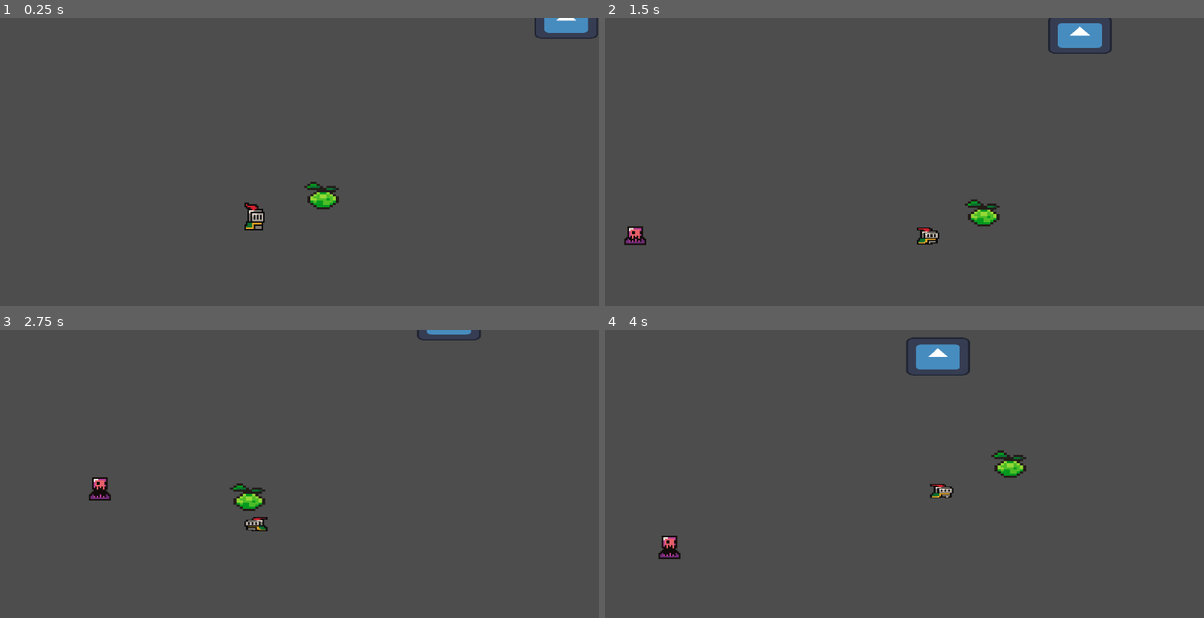
Above: before the commit, frames 1-4 (two rows, left to right).
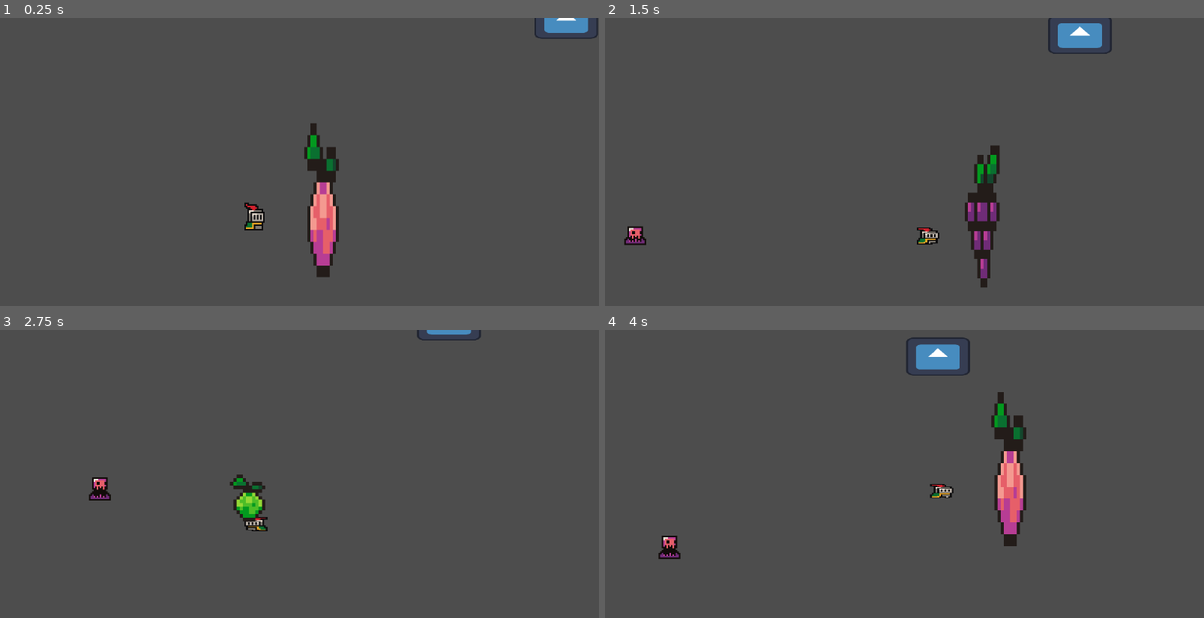
Above: after the commit, the same moments.

Repository: Luna264/candy-strike
Game: Godot game, scene res://levels/level_1.tscn
The game is run twice, just before and just after one commit, with the same random seed, the same clock (stepped at 60 frames per second) and the same inputs. The engine's default icon, where the game draws it, is replaced by a stand-in: a white triangle on a blue panel in a dark square.
Inputs (mouse positions are in pixels of both pictures, inside the frame that each line leads up to):
- Up to frame 1 (0.25 s): no input
- Up to frame 2 (1.5 s): tap Enter at 0.5 s; move the mouse to (1036, 167) at 0.52 s; hold D (right) from 0.53 s (still down); tap R (c_attack) at 0.6 s; tap Space (jump) at 0.77 s; move the mouse to (784, 202) at 1.27 s; click (784, 202) at 1.35 s
- Up to frame 3 (2.75 s): tap Space (jump) at 1.52 s; tap R (c_attack) at 1.55, 2.1 s; move the mouse to (359, 425) at 2.02 s; release D (right) at 2.03 s; hold A (left) from 2.03 s (still down)
- Up to frame 4 (4 s): move the mouse to (874, 566) at 2.77 s; release A (left) at 2.78 s; hold D (right) from 2.78 s (still down); tap R (c_attack) at 2.85, 3.8 s; tap Space (jump) at 3.02, 3.77 s; move the mouse to (1084, 548) at 3.52 s; click (1084, 548) at 3.6 s

The runs differ from the first frame. In frame 1, 2.1% of the frame differs, in the area x 50-57%, y 36-90%; in frame 2, 1.6%; in frame 3, 0.5%; in frame 4, 2.1%, in the area x 64-71%, y 21-76%.

Commit message:
player attack fix
animations were wonky again

Diff:
--- a/scenes/candycane.tscn
+++ b/scenes/candycane.tscn
@@ -91,6 +91,18 @@
 "transitions": PackedFloat32Array(1),
 "update": 0,
 "values": [Vector2(11, -11)]
+}
+tracks/7/type = "value"
+tracks/7/imported = false
+tracks/7/enabled = true
+tracks/7/path = NodePath("Fruit:scale")
+tracks/7/interp = 1
+tracks/7/loop_wrap = true
+tracks/7/keys = {
+"times": PackedFloat32Array(0),
+"transitions": PackedFloat32Array(1),
+"update": 0,
+"values": [Vector2(1.89788, 1.68368)]
 }
 
 [sub_resource type="Animation" id="Animation_5t7kv"]
@@ -278,6 +290,18 @@
 "update": 1,
 "values": [false]
 }
+tracks/7/type = "value"
+tracks/7/imported = false
+tracks/7/enabled = true
+tracks/7/path = NodePath("Fruit:scale")
+tracks/7/interp = 1
+tracks/7/loop_wrap = true
+tracks/7/keys = {
+"times": PackedFloat32Array(0),
+"transitions": PackedFloat32Array(1),
+"update": 0,
+"values": [Vector2(1.89788, 1.47302)]
+}
 
 [sub_resource type="Animation" id="Animation_ad8d1"]
 resource_name = "b_attack_right"
@@ -368,6 +392,18 @@
 "update": 1,
 "values": [false]
 }
+tracks/7/type = "value"
+tracks/7/imported = false
+tracks/7/enabled = true
+tracks/7/path = NodePath("Fruit:scale")
+tracks/7/interp = 1
+tracks/7/loop_wrap = true
+tracks/7/keys = {
+"times": PackedFloat32Array(0),
+"transitions": PackedFloat32Array(1),
+"update": 0,
+"values": [Vector2(1.89788, 5.68603)]
+}
 
 [sub_resource type="Animation" id="Animation_w5gse"]
 resource_name = "c_attack_left"
@@ -457,6 +493,18 @@
 "transitions": PackedFloat32Array(1),
 "update": 1,
 "values": [false]
+}
+tracks/7/type = "value"
+tracks/7/imported = false
+tracks/7/enabled = true
+tracks/7/path = NodePath("Fruit:scale")
+tracks/7/interp = 1
+tracks/7/loop_wrap = true
+tracks/7/keys = {
+"times": PackedFloat32Array(0),
+"transitions": PackedFloat32Array(1),
+"update": 0,
+"values": [Vector2(1.89788, 1.68368)]
 }
 
 [sub_resource type="Animation" id="Animation_anyp5"]
@@ -548,6 +596,18 @@
 "update": 1,
 "values": [false]
 }
+tracks/7/type = "value"
+tracks/7/imported = false
+tracks/7/enabled = true
+tracks/7/path = NodePath("Fruit:scale")
+tracks/7/interp = 1
+tracks/7/loop_wrap = true
+tracks/7/keys = {
+"times": PackedFloat32Array(0),
+"transitions": PackedFloat32Array(1),
+"update": 0,
+"values": [Vector2(1.89788, 5.41454)]
+}
 
 [sub_resource type="Animation" id="Animation_58h82"]
 resource_name = "idle_left"
@@ -600,6 +660,18 @@
 "update": 1,
 "values": [true]
 }
+tracks/4/type = "value"
+tracks/4/imported = false
+tracks/4/enabled = true
+tracks/4/path = NodePath("Fruit:scale")
+tracks/4/interp = 1
+tracks/4/loop_wrap = true
+tracks/4/keys = {
+"times": PackedFloat32Array(0),
+"transitions": PackedFloat32Array(1),
+"update": 0,
+"values": [Vector2(1.89788, 2.15534)]
+}
 
 [sub_resource type="Animation" id="Animation_fg7qy"]
 resource_name = "idle_right"
@@ -611,10 +683,10 @@
 tracks/0/interp = 1
 tracks/0/loop_wrap = true
 tracks/0/keys = {
-"times": PackedFloat32Array(0, 0.32, 0.56, 0.6, 0.633333, 0.666667, 0.7, 0.733333, 0.766667, 0.8, 0.833333, 0.866667),
+"times": PackedFloat32Array(0, 0.133333, 0.3, 0.32, 0.56, 0.6, 0.633333, 0.666667, 0.7, 0.733333, 1.3, 2.16667),
 "transitions": PackedFloat32Array(1, 1, 1, 1, 1, 1, 1, 1, 1, 1, 1, 1),
 "update": 1,
-"values": [0, 1, 2, 3, 4, 5, 6, 7, 8, 9, 10, 11]
+"values": [10, 8, 9, 1, 2, 3, 4, 5, 6, 7, 0, 11]
 }
 tracks/1/type = "value"
 tracks/1/imported = false
@@ -663,6 +735,18 @@
 "transitions": PackedFloat32Array(1),
 "update": 1,
 "values": [true]
+}
+tracks/5/type = "value"
+tracks/5/imported = false
+tracks/5/enabled = true
+tracks/5/path = NodePath("Fruit:scale")
+tracks/5/interp = 1
+tracks/5/loop_wrap = true
+tracks/5/keys = {
+"times": PackedFloat32Array(0),
+"transitions": PackedFloat32Array(1),
+"update": 0,
+"values": [Vector2(1.89788, 7.10461)]
 }
 
 [sub_resource type="AnimationLibrary" id="AnimationLibrary_abuwl"]
@@ -699,7 +783,7 @@
 
 [node name="Fruit" type="Sprite2D" parent="."]
 position = Vector2(11, -11)
-scale = Vector2(1.89788, 1.25921)
+scale = Vector2(1.89788, 1.68368)
 texture = ExtResource("1_ijo3b")
 hframes = 4
 vframes = 4
--- a/scripts/player.gd
+++ b/scripts/player.gd
@@ -19,6 +19,8 @@
 var is_attacking = false
 var is_damaged = false
 var flash_in_progress = false
+var turningDirection = 0 #1 for right, 2 for left
+
 
 var friction = 500.0
 const SPEED = 150.0
@@ -32,6 +34,8 @@
 
 
 func _process(delta: float) -> void:
+
+	var direction := Input.get_axis("left", "right")
 
 #ATTACKING
 	if Input.is_action_just_pressed("b_attack"):
@@ -71,13 +75,21 @@
 				else:
 					sprite_2d.flip_h = false # right
 
-			if not sprite_2d.flip_h:
-				anim_player.play("c_attack_right")
-			else:
-				anim_player.play("c_attack_left")
+				if not sprite_2d.flip_h:
+					anim_player.play("c_attack_right")
+				else:
+					anim_player.play("c_attack_left")
+
 
 			attack.start()
 			cooldown_crit.start()
+
+
+	if not is_attacking:
+		if sprite_2d.flip_h:
+			anim_player.play("idle_left")
+		if not sprite_2d.flip_h:
+			anim_player.play("idle_right")
 
 	if health <= 0:
 		queue_free()
@@ -86,12 +98,20 @@
 	is_attacking = false
 	is_damaged = false
 	update_animation("RESET")
-	anim_player.play("RESET")
+	if sprite_2d.flip_h:
+		anim_player.play("idle_left")
+	if not sprite_2d.flip_h:
+		anim_player.play("idle_right")
 
 var was_on_floor = false
 
 func _physics_process(delta: float) -> void:
+
+
+
 	var direction := Input.get_axis("left", "right")
+
+
 
 
 	if knockback_timer > 0.0: #knockback enabled
@@ -142,12 +162,12 @@
 
 		if direction == 1 and is_attacking == false:
 			sprite_2d.flip_h = false
-			anim_player.play("idle_right")
 		if direction == -1 and is_attacking == false:
 			sprite_2d.flip_h = true
-			anim_player.play("idle_left")
 	elif knockback_toggle == true:
 		direction = 0 #no moving when knockback is enabled
+
+
 	move_and_slide()
 
 
